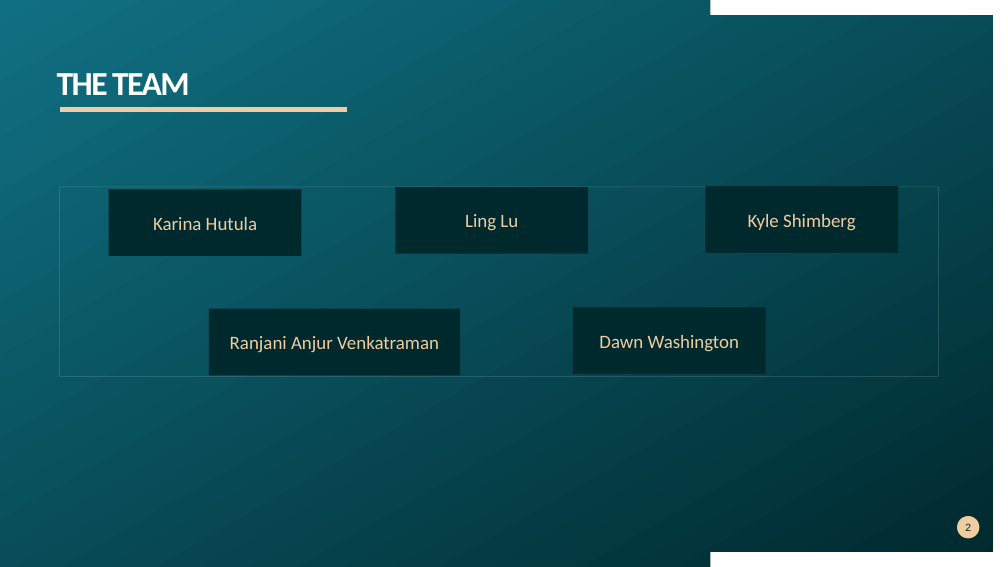
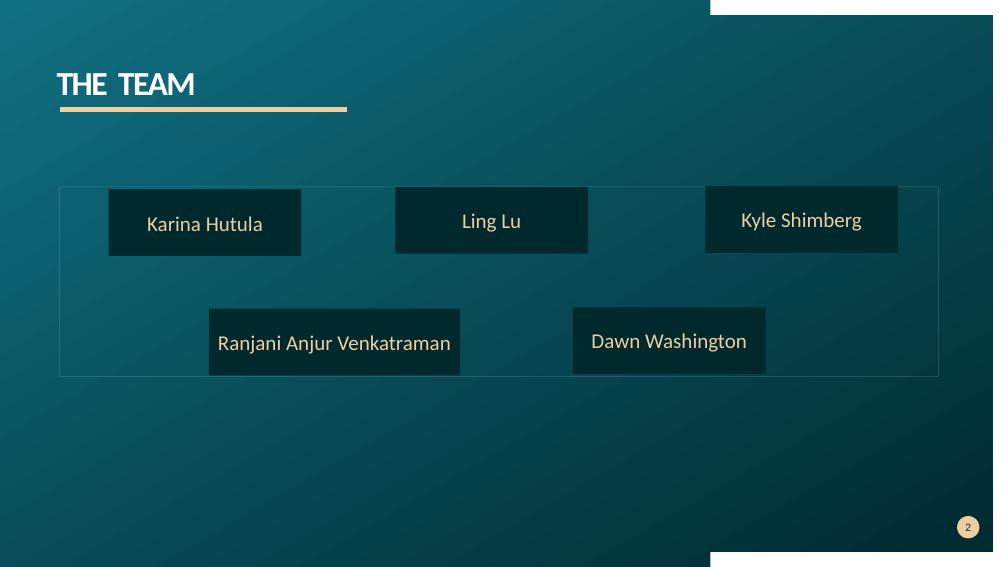
Before and after one commit to khutula/Medical-Insurance-Costs, a slide deck: slide 2 of documents/Medical Insurance Cost.pptx. Drawn at 1008x567 pixels with LibreOffice and Linux fonts; fonts in the diff are those of the drawing. Boxes give left, top, right and bottom in pixels: in the first picture for what was removed or moved away, otherwise in the second. Text is boxed around its words. In the diff, an @@ line names an element or a change of style, - is before the commit and + after.

```diff
--- a/documents/Medical Insurance Cost.pptx
+++ b/documents/Medical Insurance Cost.pptx
@@ title "THE TEAM" rewrapped from <box>57,73,190,95</box> to <box>57,73,196,95</box> @@
@@ size 18 to 20 pt in 5 elements at <box>109,189,302,256</box>, <box>395,187,588,253</box>, <box>706,186,898,253</box>, <box>209,309,461,375</box>, <box>573,307,766,374</box> @@
```
Also in this commit, not shown: 4 other slides changed, 10 slides added, 8 slides removed.
